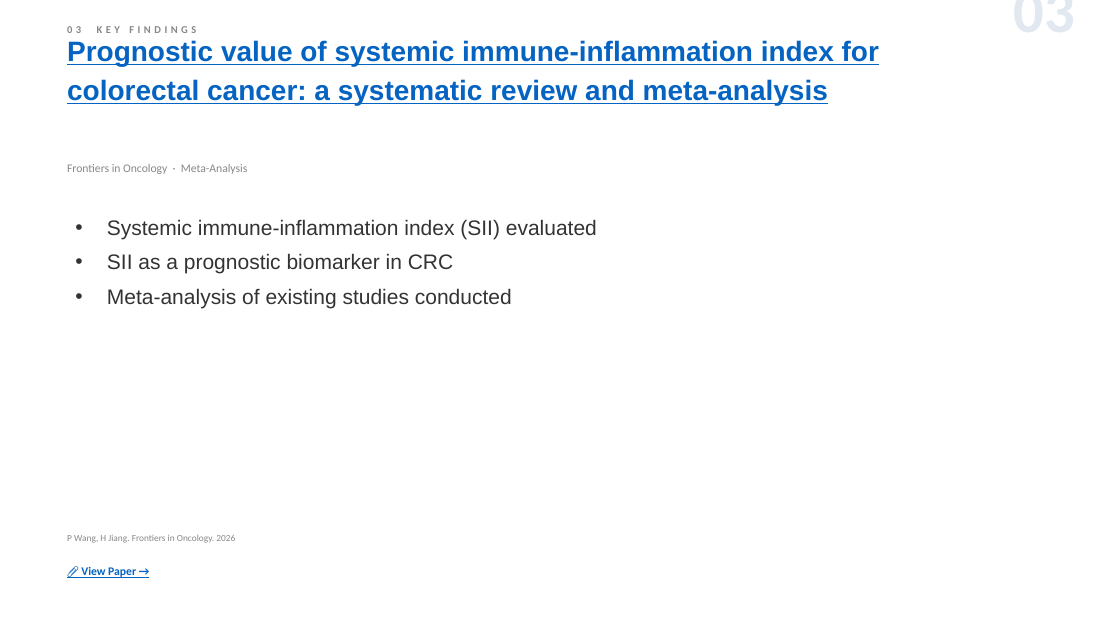
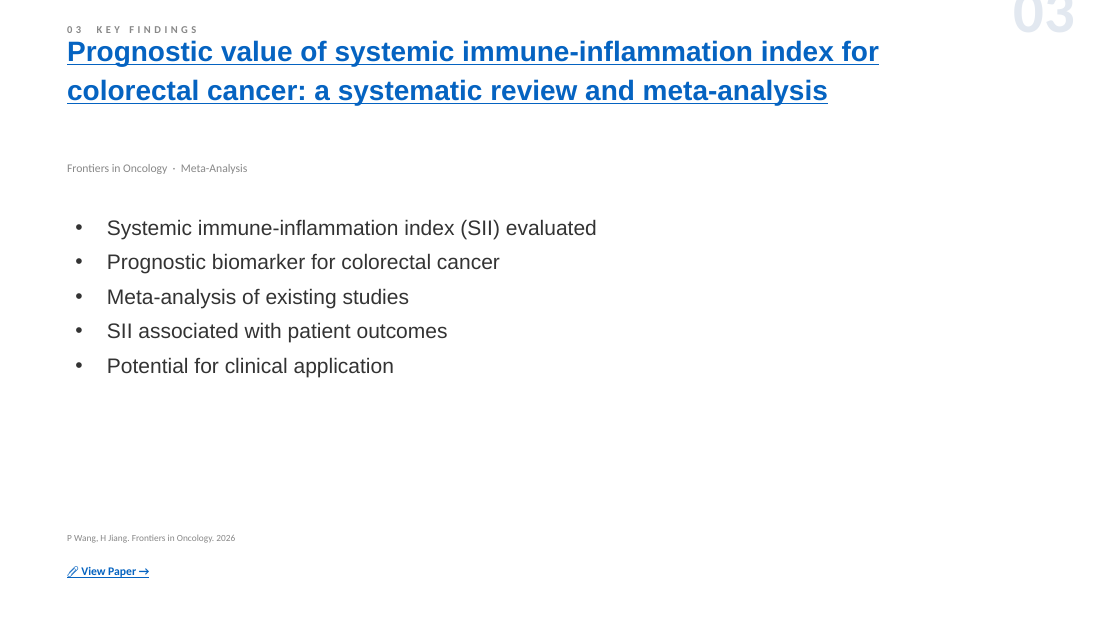
Before and after one commit to jejenhu-maker/colorectal-weekly-digest, a slide deck: slide 5 of docs/digest-en.pptx. Drawn at 1120x630 pixels with LibreOffice and Linux fonts; fonts in the diff are those of the drawing. Boxes give left, top, right and bottom in pixels: in the first picture for what was removed or moved away, otherwise in the second. Text is boxed around its words. In the diff, an @@ line names an element or a change of style, - is before the commit and + after.

```diff
--- a/docs/digest-en.pptx
+++ b/docs/digest-en.pptx
@@ text at (107,253,500,377): text changed @@
-• SII as a prognostic biomarker in CRC
-• Meta-analysis of existing studies conducted
+• Prognostic biomarker for colorectal cancer
+• Meta-analysis of existing studies
+• SII associated with patient outcomes
+• Potential for clinical application
```
Also in this commit, not shown: 12 other slides changed, 1 slide added, 1 slide removed, 2 other files.
